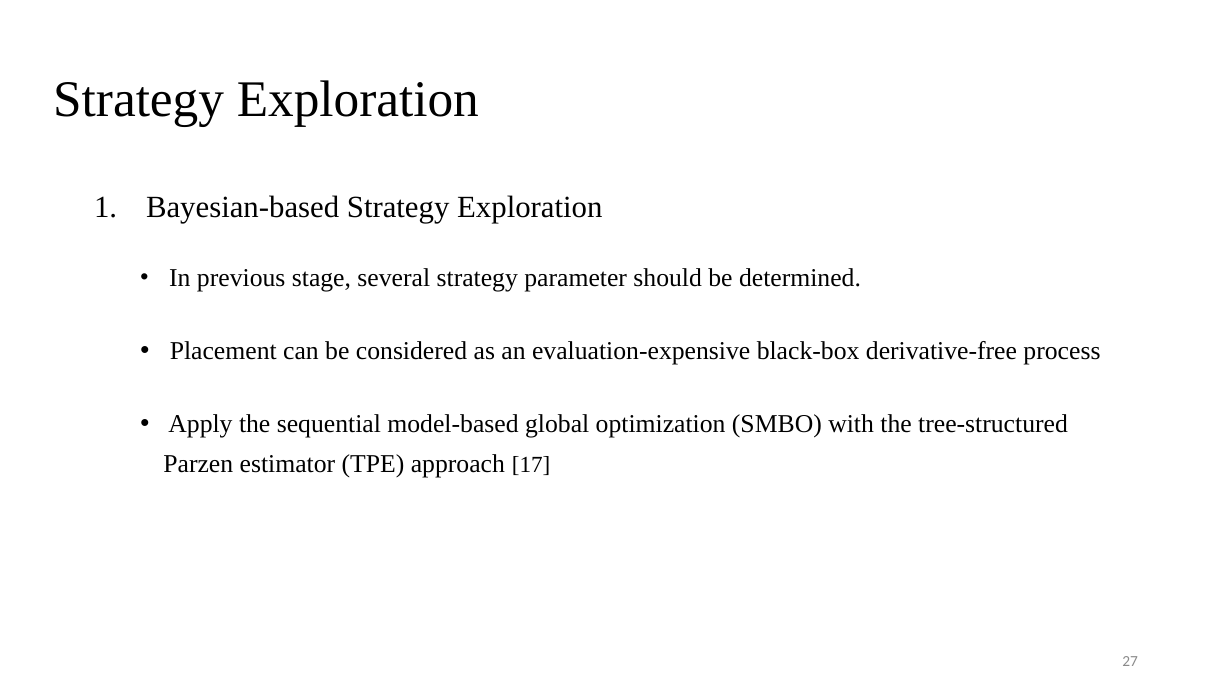
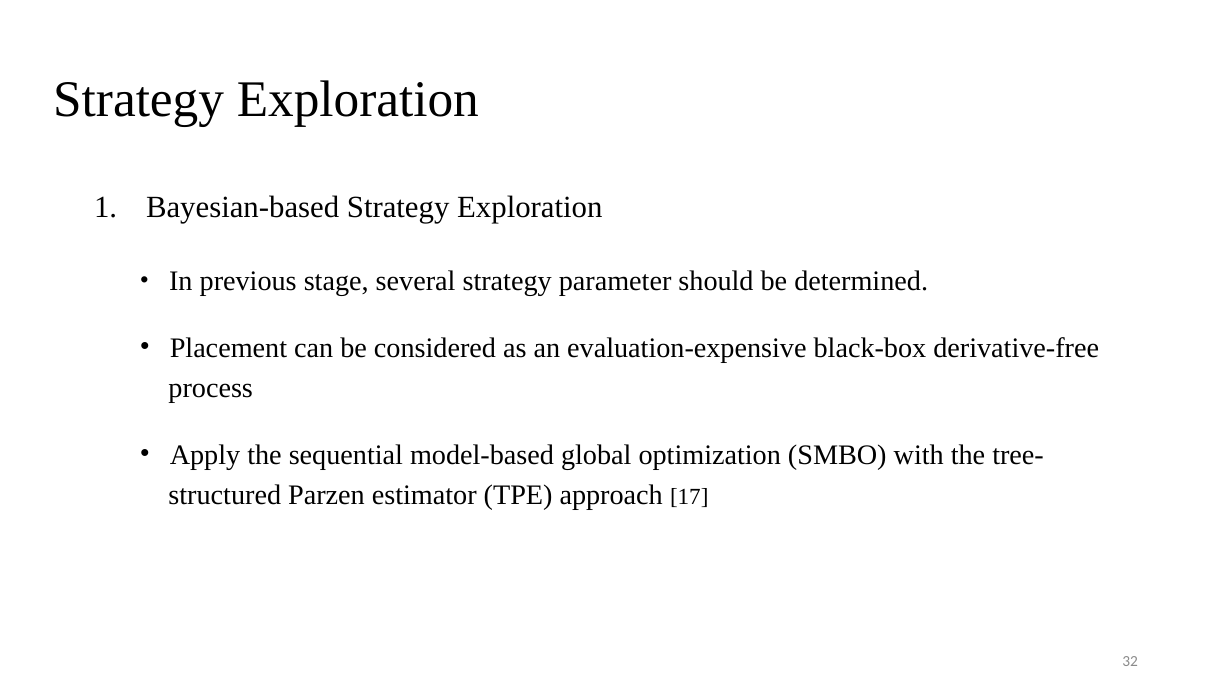
Before and after one commit to Pacific-Feng-Studuies/Studied-Papers, a slide deck: slide 33 of GM/Placement/PUFFER A Routability-Driven Placement Framework via Cell Padding/PUFFER A Routability-Driven Placement Framework via Cell Padding.pptx (slide 28 before the commit). Drawn at 1232x693 pixels with LibreOffice and Linux fonts; fonts in the diff are those of the drawing. Boxes give left, top, right and bottom in pixels: in the first picture for what was removed or moved away, otherwise in the second. Text is boxed around its words. In the diff, an @@ line names an element or a change of style, - is before the commit and + after.

```diff
--- a/GM/Placement/PUFFER A Routability-Driven Placement Framework via Cell Padding/PUFFER A Routability-Driven Placement Framework via Cell Padding.pptx
+++ b/GM/Placement/PUFFER A Routability-Driven Placement Framework via Cell Padding/PUFFER A Routability-Driven Placement Framework via Cell Padding.pptx
@@ text at [169,270,928,295]: size 20 to 22 pt in "In previous stage, several strategy parameter should ..." @@
@@ text at [168,337,1099,509]: text changed; size 20 to 22 pt @@
-  • Placement can be considered as an evaluation-expensive black-box derivative-free process
-  • Apply the sequential model-based global optimization (SMBO) with the tree-structured Parzen estimator (TPE) approach [17]
+  • Placement can be considered as an evaluation-expensive black-box derivative-free
+  process
+  • Apply the sequential model-based global optimization (SMBO) with the tree-
+  structured Parzen estimator (TPE) approach [17]
@@ page number at [1122,656,1138,666]: text changed @@
-27
+32
```
Also in this commit, not shown: 4 other slides changed, 13 slides added, 1 other file.
